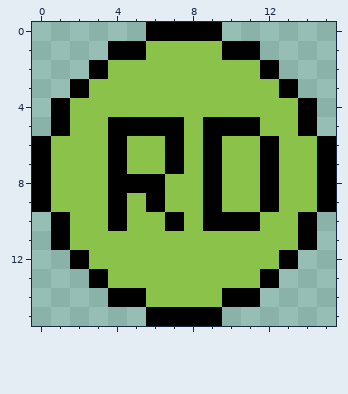
File history of a pixel-art sprite, level1/assets/images/ui/bubble.png. The picture above is the old version.
The file is 16x16 pixels.
After the commit:
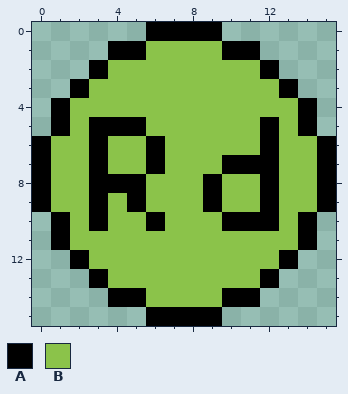
Palette (. is transparent): A #000000  B #8bc34a
Changes in this commit:
y 5: x 3 B -> A; x 6..7 AA -> BB; x 9..12 AAAB -> BBBA
y 6: x 3..4 BA -> AB; x 6..7 BA -> AB; x 9 A -> B
y 7: x 3..4 BA -> AB; x 6..7 BA -> AB; x 9..11 ABB -> BAA
y 8: x 3 B -> A; x 6 A -> B
y 9: x 3..6 BABA -> ABAB
y 10: x 3..4 BA -> AB; x 6..7 BA -> AB; x 9 A -> B; x 12 B -> A
Pixel boxes of the changes (left, top, right, bottom) in both pictures:
changed: (89, 117, 279, 231)
